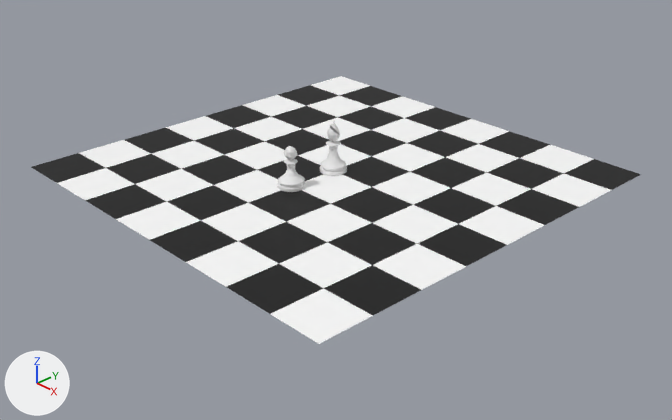
Before and after pictures for a commit that changed the Blender file Excercises/chessScene.blend.
The view is the same before and after, from a 50 mm lens placed at (0.694, -0.649, 0.415), pointed at (0.024, -0.019, -0.034). Lighting does not change. The marker at lower left points along +X, +Y and +Z.

The older version as bpy lines, for what is in view:
```python
me_cylinder_001 = bpy.data.meshes.new('Cylinder.001')
me_cylinder_001.from_pydata(...)  # 1273 vertices, 1281 faces; spans x -0.015..0.015, y -0.015..0.015, z -0.025..0.0209
me_cylinder_002 = bpy.data.meshes.new('Cylinder.002')
me_cylinder_002.from_pydata(...)  # 1086 vertices, 1096 faces; spans x -0.015..0.015, y -0.015..0.015, z 0.0..0.059
me_grid = bpy.data.meshes.new('Grid')
me_grid.from_pydata(...)  # 144 vertices, 64 faces; spans x -0.24..0.24, y -0.24..0.24, z 0.0
# faces by material slot: [32, 32]
me_grid.materials.append(mat_white_squares)  # black #000000
me_grid.materials.append(mat_black_squares)  # white #ffffff
ob_bishop = bpy.data.objects.new('bishop', me_cylinder_002)
ob_bishop.location = (0.0, 0.0, 0.0000708)
ob_chess_board = bpy.data.objects.new('Chess Board', me_grid)
ob_chess_board.location = (0.0, 0.0, 0.0)
ob_pawn = bpy.data.objects.new('Pawn', me_cylinder_001)
ob_pawn.location = (0.0, -0.0613, 0.0251)
```
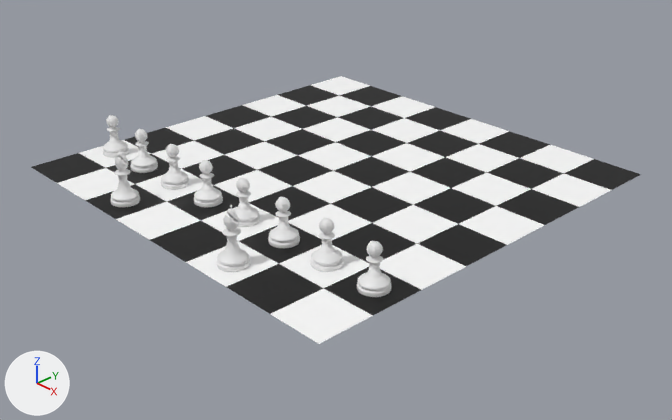
Commit message: Chess | Board | Bishop | Chess Scene | Duplications

Location of each change, [x1, y1, x2, y2] in pixels of the pictures (672 x 420 px):
'bishop', moved
    before: [320, 121, 347, 176]
    after: [110, 148, 140, 207]
'Pawn', moved
    before: [277, 146, 305, 192]
    after: [103, 115, 129, 158]
'bishop.001', added
    after: [217, 205, 250, 272]
'Pawn.007', added
    after: [357, 240, 391, 297]
'Pawn.006', added
    after: [310, 217, 344, 272]
'Pawn.005', added
    after: [268, 197, 300, 248]
'Pawn.003', added
    after: [194, 160, 223, 207]
'Pawn.004', added
    after: [233, 178, 260, 227]
'Pawn.002', added
    after: [161, 144, 189, 190]
'Pawn.001', added
    after: [131, 129, 158, 173]

What the commit changed:
Object 'bishop' (ob_bishop) moves from (0.0, 0.0, 0.0000708) to (-0.0895, -0.211, 0.0000708).
Object 'Pawn' (ob_pawn) moves from (0.0, -0.0613, 0.0251) to (-0.211, -0.148, 0.0251).
Object 'bishop.001' (ob_bishop_001) is new; it shows me_cylinder_002.
Its parent is ob_chess_board.
Its location is (0.0924, -0.211, 0.0000708).
Object 'Pawn.007' (ob_pawn_007) is new; it shows me_cylinder_001.
Its parent is ob_chess_board.
Its location is (0.21, -0.148, 0.0251).
Object 'Pawn.006' (ob_pawn_006) is new; it shows me_cylinder_001.
Its parent is ob_chess_board.
Its location is (0.15, -0.148, 0.0251).
Object 'Pawn.005' (ob_pawn_005) is new; it shows me_cylinder_001.
Its parent is ob_chess_board.
Its location is (0.0899, -0.148, 0.0251).
Object 'Pawn.004' (ob_pawn_004) is new; it shows me_cylinder_001.
Its parent is ob_chess_board.
Its location is (0.03, -0.148, 0.0251).
Object 'Pawn.003' (ob_pawn_003) is new; it shows me_cylinder_001.
Its parent is ob_chess_board.
Its location is (-0.0308, -0.148, 0.0251).
Object 'Pawn.002' (ob_pawn_002) is new; it shows me_cylinder_001.
Its parent is ob_chess_board.
Its location is (-0.0907, -0.148, 0.0251).
Object 'Pawn.001' (ob_pawn_001) is new; it shows me_cylinder_001.
Its parent is ob_chess_board.
Its location is (-0.151, -0.148, 0.0251).
